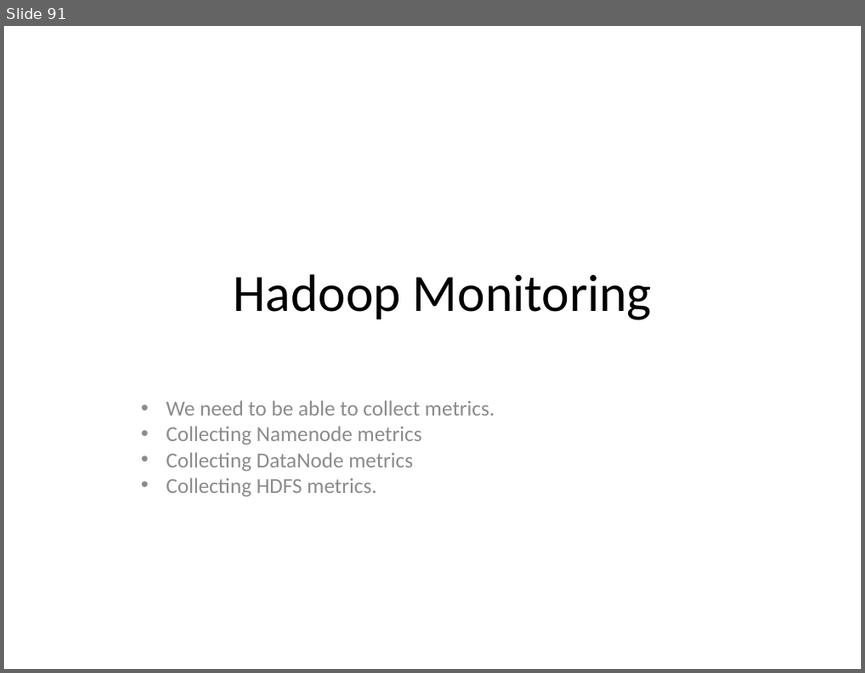
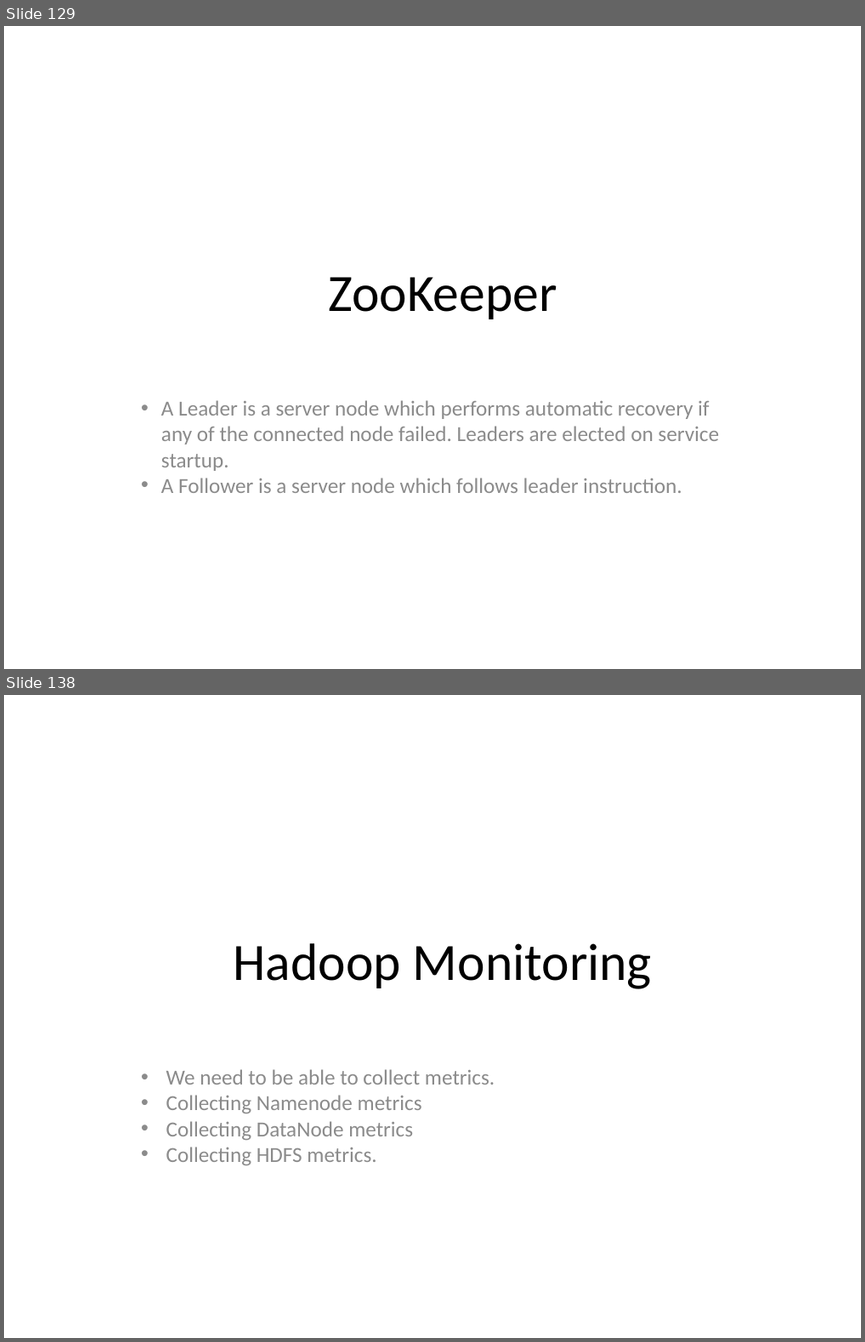
Before and after one commit to redmage123/hadoop, a slide deck: slides/The need for Big Data.pptx. Shown one above the other, each under a label of ours: slide 91 before the commit, slides 129 and 138 after it; the slides between them are not shown. The pictures are 865x673 and 865x1342 pixels, drawn with LibreOffice and Linux fonts; fonts in the diff are those of the drawing. Boxes give left, top, right and bottom in pixels: in the first picture for what was removed or moved away, otherwise in the second. Text is boxed around its words. In the diff, an @@ line names an element or a change of style, - is before the commit and + after.

```diff
--- a/slides/The need for Big Data.pptx
+++ b/slides/The need for Big Data.pptx
@@ slide 129 added at (4,26,861,669), background #FFFFFF @@
@@ text added at (328,277,556,319), 44 pt, text #000000 @@
+ZooKeeper
@@ text added at (161,400,719,493), 18 pt, text #8B8B8B @@
+• A Leader is a server node which performs automatic recovery if any of the connected node failed. Leaders are elected on service startup.
+• A Follower is a server node which follows leader instruction.
@@ what was slide 91 is now slide 138 @@
```
Also in this commit, not shown: 62 other slides added, 10 other files.
